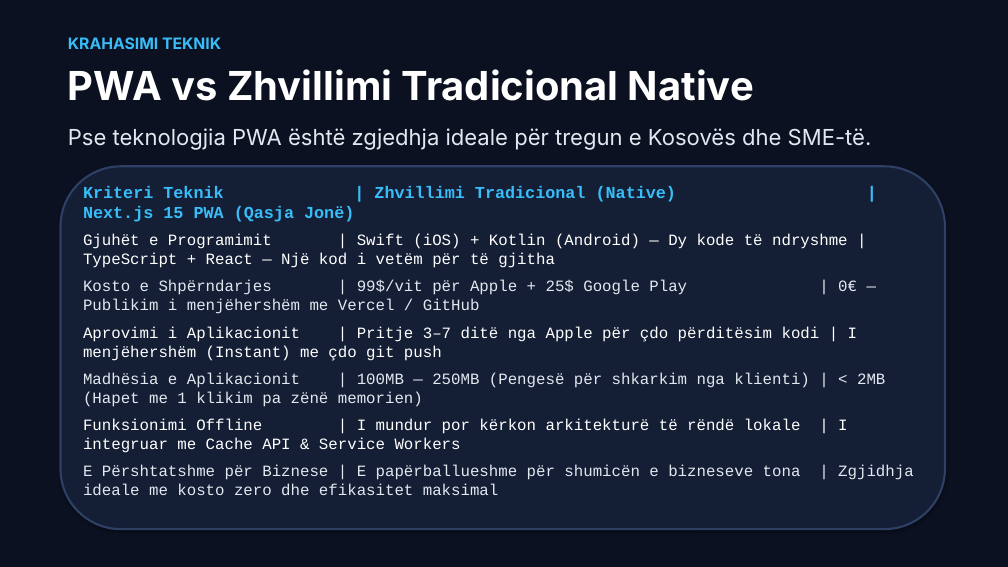
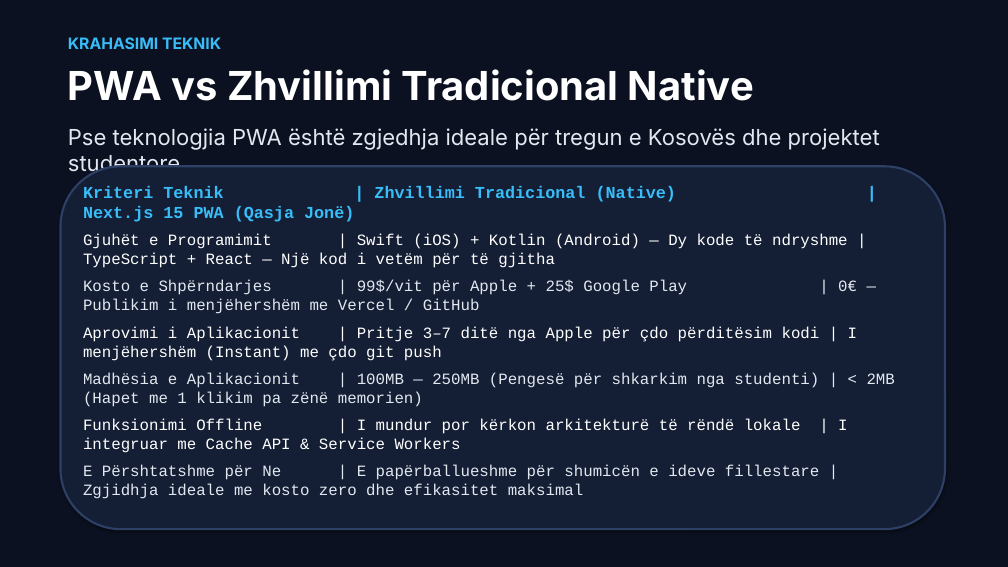
Before and after one commit to arbenl/arbenl.github.io, a slide deck: slide 9 of Jave1_Hyrje_Nextjs_PWA_Copilot_2026.pptx. Drawn at 1008x567 pixels with LibreOffice and Linux fonts; fonts in the diff are those of the drawing. Boxes give left, top, right and bottom in pixels: in the first picture for what was removed or moved away, otherwise in the second. Text is boxed around its words. In the diff, an @@ line names an element or a change of style, - is before the commit and + after.

Commit message:
feat(presentation): adopt AAB RideShare theme with clean line sketch and student carpooling story in Albanian

```diff
--- a/Jave1_Hyrje_Nextjs_PWA_Copilot_2026.pptx
+++ b/Jave1_Hyrje_Nextjs_PWA_Copilot_2026.pptx
@@ text at bbox=[68, 128, 880, 177]: text changed @@
-Pse teknologjia PWA është zgjedhja ideale për tregun e Kosovës dhe SME-të.
+Pse teknologjia PWA është zgjedhja ideale për tregun e Kosovës dhe projektet studentore.
@@ text at bbox=[83, 372, 895, 407]: text changed @@
-Madhësia e Aplikacionit | 100MB — 250MB (Pengesë për shkarkim nga klienti) | < 2MB (Hapet me 1 klikim pa zënë memorien)
+Madhësia e Aplikacionit | 100MB — 250MB (Pengesë për shkarkim nga studenti) | < 2MB (Hapet me 1 klikim pa zënë memorien)
@@ text at bbox=[83, 465, 819, 499]: text changed @@
-E Përshtatshme për Biznese | E papërballueshme për shumicën e bizneseve tona | Zgjidhja ideale me kosto zero dhe efikasitet maksimal
+E Përshtatshme për Ne | E papërballueshme për shumicën e ideve fillestare | Zgjidhja ideale me kosto zero dhe efikasitet maksimal
```
Also in this commit, not shown: 12 other slides changed, 1 other file.
